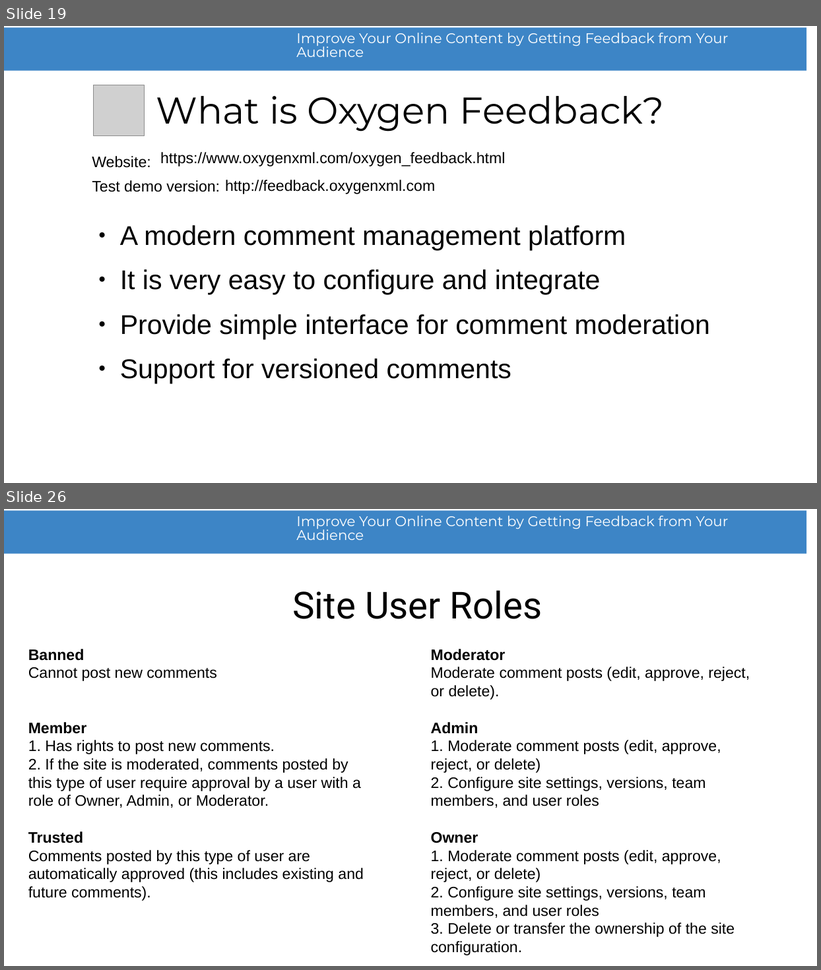
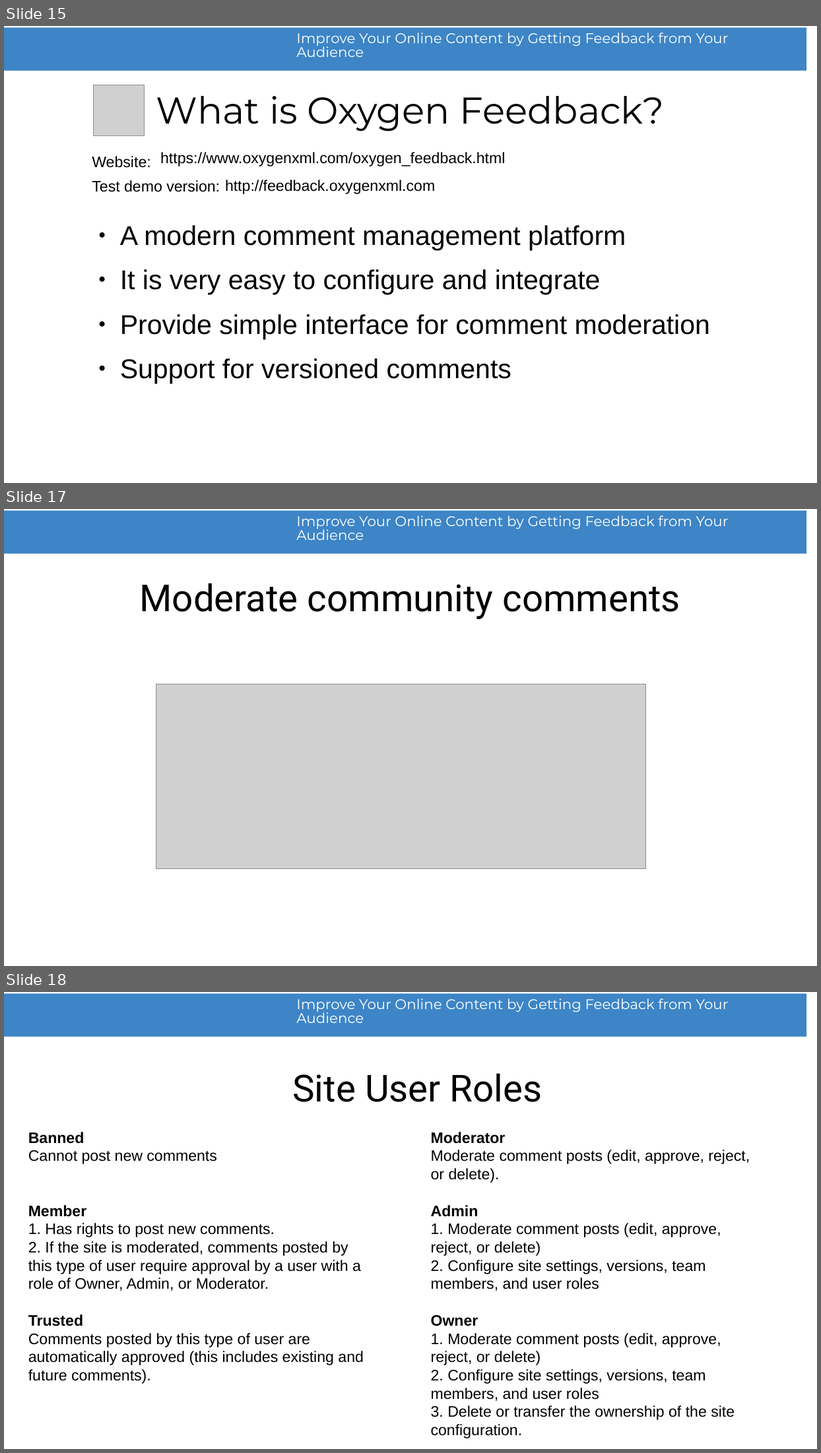
Before and after one commit to radu-pisoi/feedback-presentation, a slide deck: presentation/feedback-demo.odp. Shown one above the other, each under a label of ours: slides 19 and 26 before the commit, slides 15, 17 and 18 after it; the slides between them are not shown. The pictures are 821x970 and 821x1453 pixels, drawn with LibreOffice and Linux fonts; fonts in the diff are those of the drawing; grey boxes stand for pictures; background and template pictures are left out. Boxes give left, top, right and bottom in pixels: in the first picture for what was removed or moved away, otherwise in the second. Text is boxed around its words. In the diff, an @@ line names an element or a change of style, - is before the commit and + after.

```diff
--- a/presentation/feedback-demo.odp
+++ b/presentation/feedback-demo.odp
@@ slide 17 added at bbox=[4, 509, 817, 966], background #FFFFFF; not listed: 2 template elements that a slide beside it also shows @@
@@ title added at bbox=[140, 583, 680, 619], 44 pt, text #000000 @@
+Moderate community comments
@@ picture added at bbox=[156, 684, 646, 869] @@
@@ what was slide 19 is now slide 15 @@
@@ what was slide 26 is now slide 18 @@
```
Also in this commit, not shown: 8 slides changed, 2 other slides added, 10 slides removed, 1 other file.
